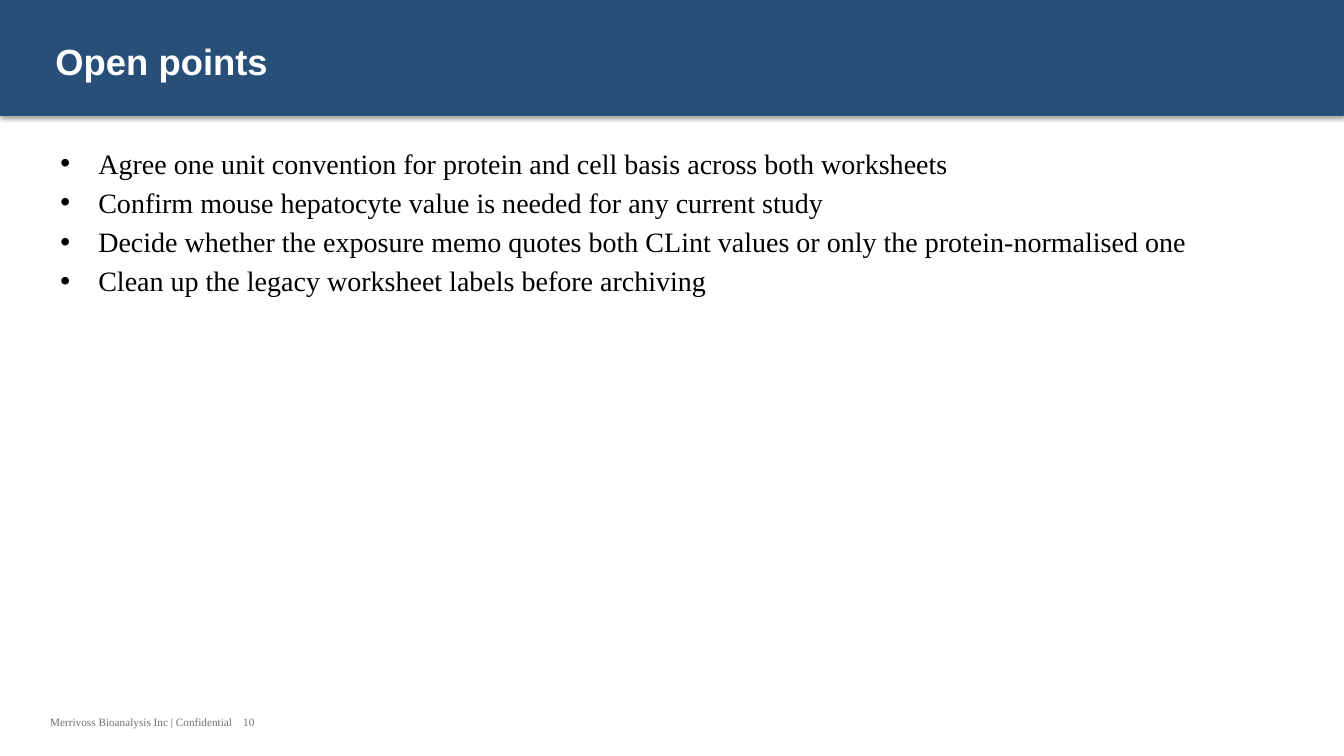
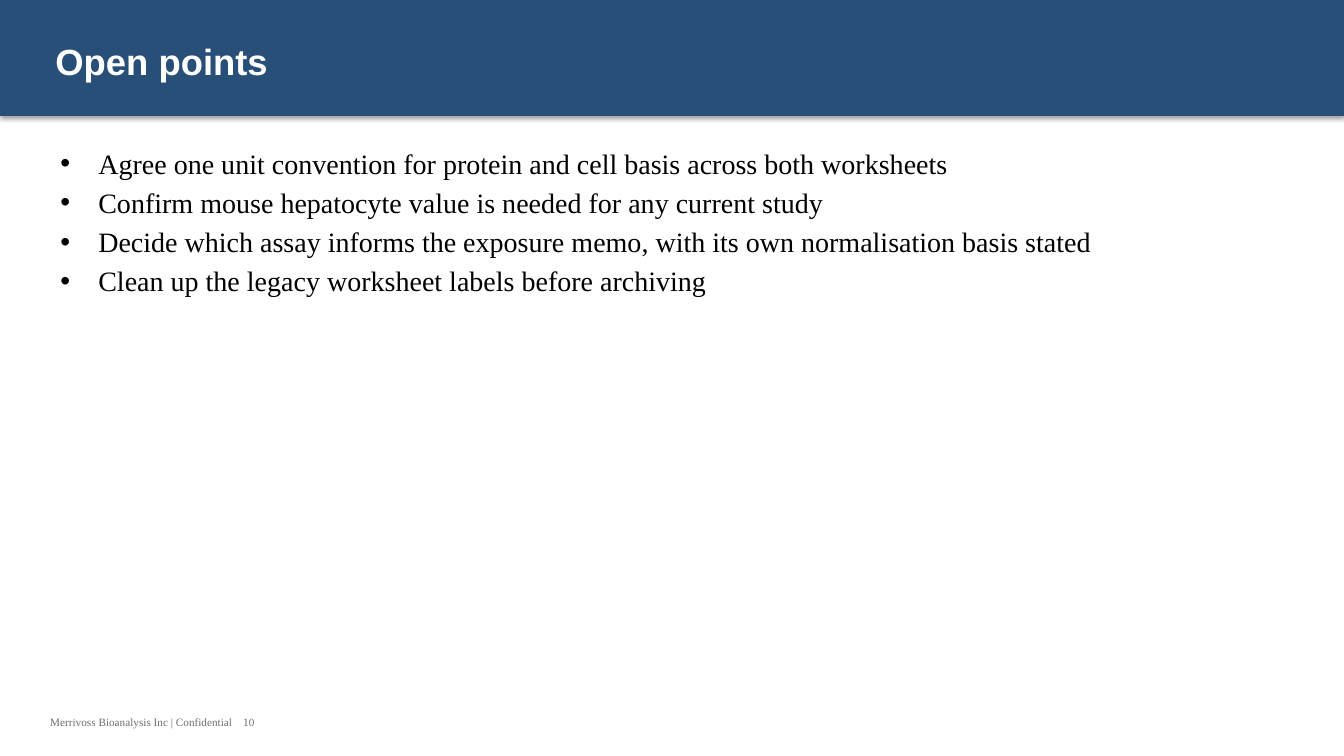
Before and after one commit to 60xAI/portco-mock-dataset, a slide deck: slide 10 of output/archive/Archive/Users/mrinalvesi_old_laptop/DMPK/Working/DMPK_Clearance_031714_v2.pptx. Drawn at 1344x756 pixels with LibreOffice and Linux fonts; fonts in the diff are those of the drawing. Boxes give left, top, right and bottom in pixels: in the first picture for what was removed or moved away, otherwise in the second. Text is boxed around its words. In the diff, an @@ line names an element or a change of style, - is before the commit and + after.

```diff
--- a/output/archive/Archive/Users/mrinalvesi_old_laptop/DMPK/Working/DMPK_Clearance_031714_v2.pptx
+++ b/output/archive/Archive/Users/mrinalvesi_old_laptop/DMPK/Working/DMPK_Clearance_031714_v2.pptx
@@ text at bbox=[98, 232, 1090, 258]: text changed @@
-• Decide whether the exposure memo quotes both CLint values or only the protein-normalised one
+• Decide which assay informs the exposure memo, with its own normalisation basis stated
```
Also in this commit, not shown: 5 other slides changed, 1 other file.
